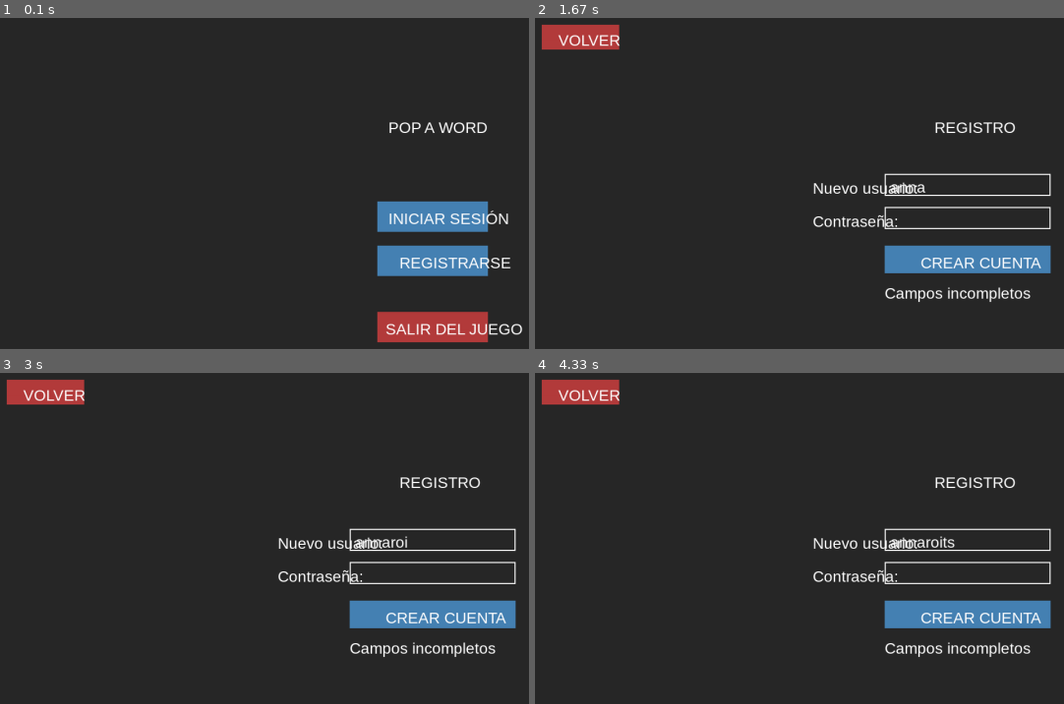
Above: before the commit, frames 1-4 (two rows, left to right).
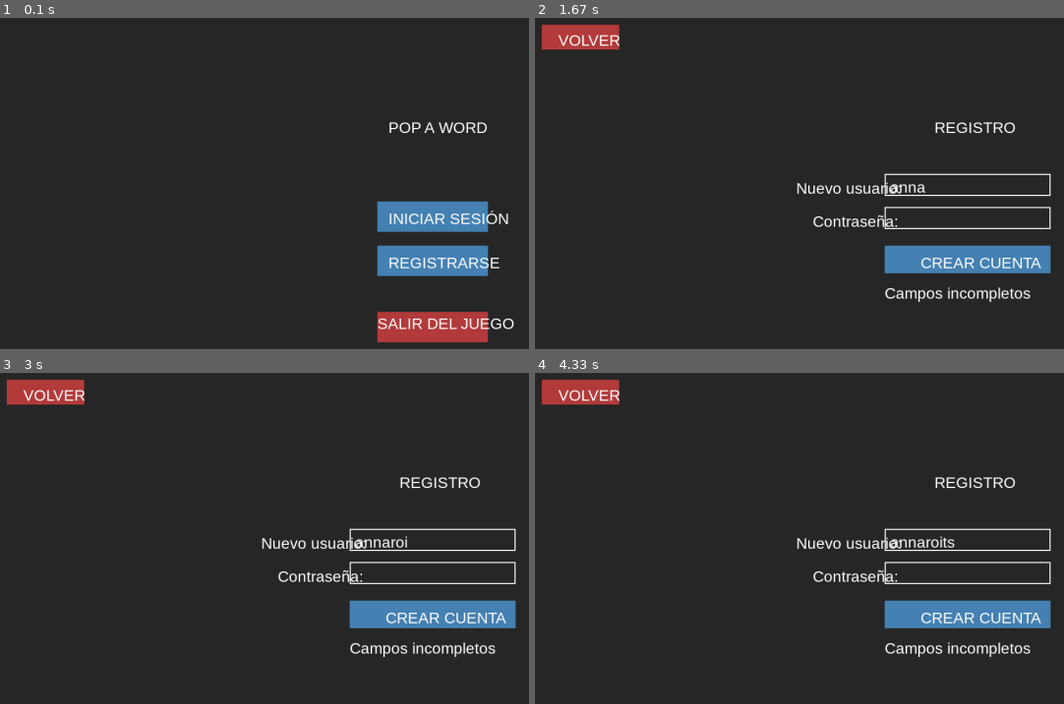
Above: after the commit, the same moments.

Repository: Corpusgonzalo06/FINAL-CORPUS-GONZALO-EXEQUIEL
Game: pygame game, started from pygame_main.py
The game is run twice, just before and just after one commit, with the same random seed, the same clock (stepped at 60 frames per second) and the same inputs.
Inputs (mouse positions are in pixels of both pictures, inside the frame that each line leads up to):
- Up to frame 1 (0.1 s): no input
- Up to frame 2 (1.67 s): click (968, 256) at 0.38 s; type "ann" at 0.67 s; tap Enter at 1, 1.35 s; type "a" at 1.22 s
- Up to frame 3 (3 s): type "r" at 1.77 s; tap Enter at 1.9, 2.45 s; type "o" at 2.32 s; type "i" at 2.87 s
- Up to frame 4 (4.33 s): tap Enter at 3, 3.55, 4.1 s; type "t" at 3.42 s; type "s" at 3.97 s

The runs differ from the first frame. In frame 1, 1.2% of the frame differs, in the area x 71-99%, y 72-96%; in frame 2, 0.3%; in frame 3, 0.3%; in frame 4, 0.3%.

Commit message:
Entrega final

Diff:
--- a/palabras.py
+++ b/palabras.py
@@ -1,5 +1,5 @@
 PALABRAS = {
-    "camisa": ["camisa", "cima", "masa", "mica", "casi", "asma", "misa", "sima", "saca", "as", "caia"],
+    "camisa": ["camisa", "cima", "masa", "mica", "casi", "asma", "misa", "saca", "as", "caia","cami" ],
     "platos": ["platos", "plato", "alto", "palo", "sol", "sal", "las", "sola", "paso", "pasto", "post", "talo", "topa", "ola", "tal", "ato"],
     "amigos": ["amigos", "amigo", "goma", "sima", "gas", "oiga", "sigo", "gamo", "mago", "soga", "isla", "mis", "asi"],
     "verdeo": ["verdeo", "verde", "ver", "red", "reo", "ore", "oido", "veo", "doy"],
--- a/pygame_estadisticas.py
+++ b/pygame_estadisticas.py
@@ -1,5 +1,6 @@
 import pygame
 pygame.font.init()
+
 # ==========================
 # COLORES
 # ==========================
@@ -11,11 +12,33 @@
 FUENTE = pygame.font.SysFont("arial", 22)
 
 
+# ==========================
+# INICIALIZAR ESTADÍSTICAS
+# ==========================
+def inicializar_estadisticas(usuario):
+    """
+    Crea las estadísticas del usuario si no existen.
+    Se usa tanto al registrarse como al loguearse.
+    """
+    usuario.setdefault("partidas_jugadas", 0)
+    usuario.setdefault("victorias", 0)
+    usuario.setdefault("derrotas", 0)
+    usuario.setdefault("puntos", 0)
+    usuario.setdefault("errores_totales_juego", 0)
+    usuario.setdefault("tiempo_total", 0)
+
+
+# ==========================
+# DIBUJAR TEXTO
+# ==========================
 def dibujar_texto(pantalla, texto, x, y, fuente=FUENTE, color=BLANCO):
     render = fuente.render(texto, True, color)
     pantalla.blit(render, (x, y))
 
 
+# ==========================
+# MOSTRAR ESTADÍSTICAS
+# ==========================
 def mostrar_estadisticas(pantalla, usuario_actual):
     """
     Muestra las estadísticas del usuario en pantalla.
@@ -23,7 +46,6 @@
     """
 
     reloj = pygame.time.Clock()
-
     boton_volver = pygame.Rect(300, 420, 200, 45)
 
     corriendo = True
@@ -40,18 +62,58 @@
         # -------- DIBUJO --------
         pantalla.fill(GRIS)
 
-        dibujar_texto(pantalla, "ESTADÍSTICAS DEL JUGADOR", 180, 30, FUENTE_TITULO)
+        dibujar_texto(
+            pantalla,
+            "ESTADÍSTICAS DEL JUGADOR",
+            180,
+            30,
+            FUENTE_TITULO
+        )
 
-        dibujar_texto(pantalla, f"Partidas jugadas: {usuario_actual['partidas_jugadas']}", 200, 100)
-        dibujar_texto(pantalla, f"Victorias: {usuario_actual['victorias']}", 200, 140)
-        dibujar_texto(pantalla, f"Derrotas: {usuario_actual['derrotas']}", 200, 180)
-        dibujar_texto(pantalla, f"Puntos totales: {usuario_actual['puntos']}", 200, 220)
-        dibujar_texto(pantalla, f"Errores totales: {usuario_actual['errores_totales_juego']}", 200, 260)
+        dibujar_texto(
+            pantalla,
+            f"Partidas jugadas: {usuario_actual['partidas_jugadas']}",
+            200,
+            100
+        )
+
+        dibujar_texto(
+            pantalla,
+            f"Victorias: {usuario_actual['victorias']}",
+            200,
+            140
+        )
+
+        dibujar_texto(
+            pantalla,
+            f"Derrotas: {usuario_actual['derrotas']}",
+            200,
+            180
+        )
+
+        dibujar_texto(
+            pantalla,
+            f"Puntos totales: {usuario_actual['puntos']}",
+            200,
+            220
+        )
+
+        dibujar_texto(
+            pantalla,
+            f"Errores totales: {usuario_actual['errores_totales_juego']}",
+            200,
+            260
+        )
 
         tiempo = round(usuario_actual["tiempo_total"], 2)
-        dibujar_texto(pantalla, f"Tiempo total jugado: {tiempo} segundos", 200, 300)
+        dibujar_texto(
+            pantalla,
+            f"Tiempo total jugado: {tiempo} segundos",
+            200,
+            300
+        )
 
-        # Botón volver
+        # -------- BOTÓN VOLVER --------
         pygame.draw.rect(pantalla, AZUL, boton_volver)
         dibujar_texto(pantalla, "VOLVER", 360, 432)
 
--- a/pygame_main.py
+++ b/pygame_main.py
@@ -1,10 +1,8 @@
 import pygame
 import sys
-
 from usuarios import cargar_usuarios, guardar_usuarios
 from estadisticas import inicializar_estadisticas
 from palabras import PALABRAS
-
 from pygame_controlador import *
 from pygame_pantalla import dibujar_juego
 from pygame_botones import crear_botones_fin_juego  # <- necesario para fin de juego
@@ -87,8 +85,8 @@
     pygame.draw.rect(pantalla, ROJO, btn_salir_juego)
 
     dibujar_texto("INICIAR SESIÓN", 720, 365)
-    dibujar_texto("REGISTRARSE", 740, 445)
-    dibujar_texto("SALIR DEL JUEGO", 715, 565)
+    dibujar_texto("REGISTRARSE", 720, 445)
+    dibujar_texto("SALIR DEL JUEGO", 700, 555)
 
 
 def dibujar_login():
@@ -114,7 +112,7 @@
 def dibujar_registro():
     pantalla.fill(GRIS)
     dibujar_texto("REGISTRO", 740, 200)
-    dibujar_texto("Nuevo usuario:", 520, 310)
+    dibujar_texto("Nuevo usuario:", 490, 310)
     dibujar_texto("Contraseña:", 520, 370)
 
     pygame.draw.rect(pantalla, BLANCO, rect_usuario, 2)
@@ -140,8 +138,8 @@
     pygame.draw.rect(pantalla, ROJO, btn_cerrar_sesion)
 
     dibujar_texto("NUEVA PARTIDA", 720, 335)
-    dibujar_texto("VER ESTADÍSTICAS", 705, 415)
-    dibujar_texto("CERRAR SESIÓN", 730, 495)
+    dibujar_texto("ESTADÍSTICAS", 720, 415)
+    dibujar_texto("CERRAR SESIÓN", 710, 495)
 
 
 def dibujar_estadisticas():
